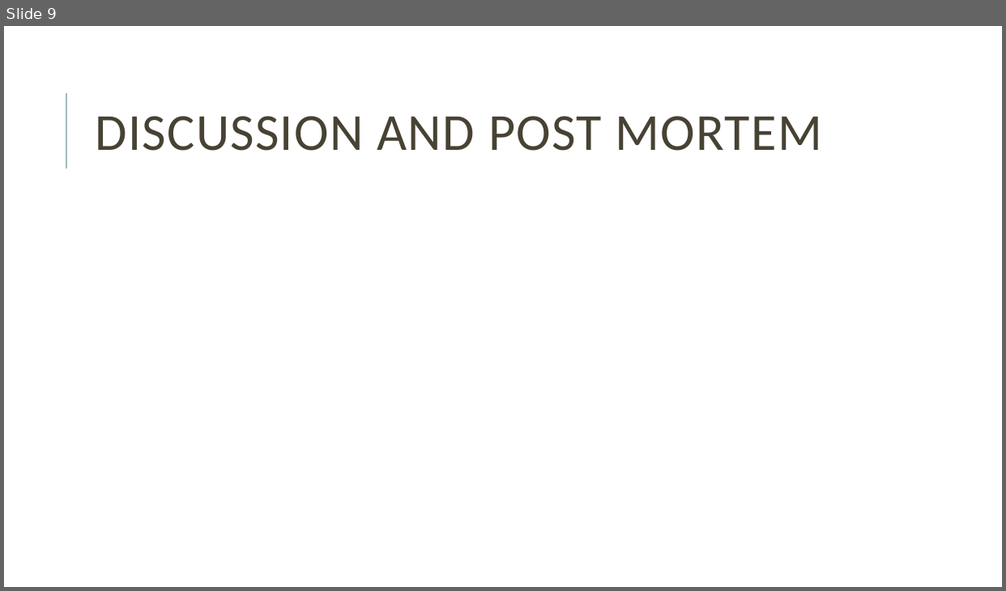
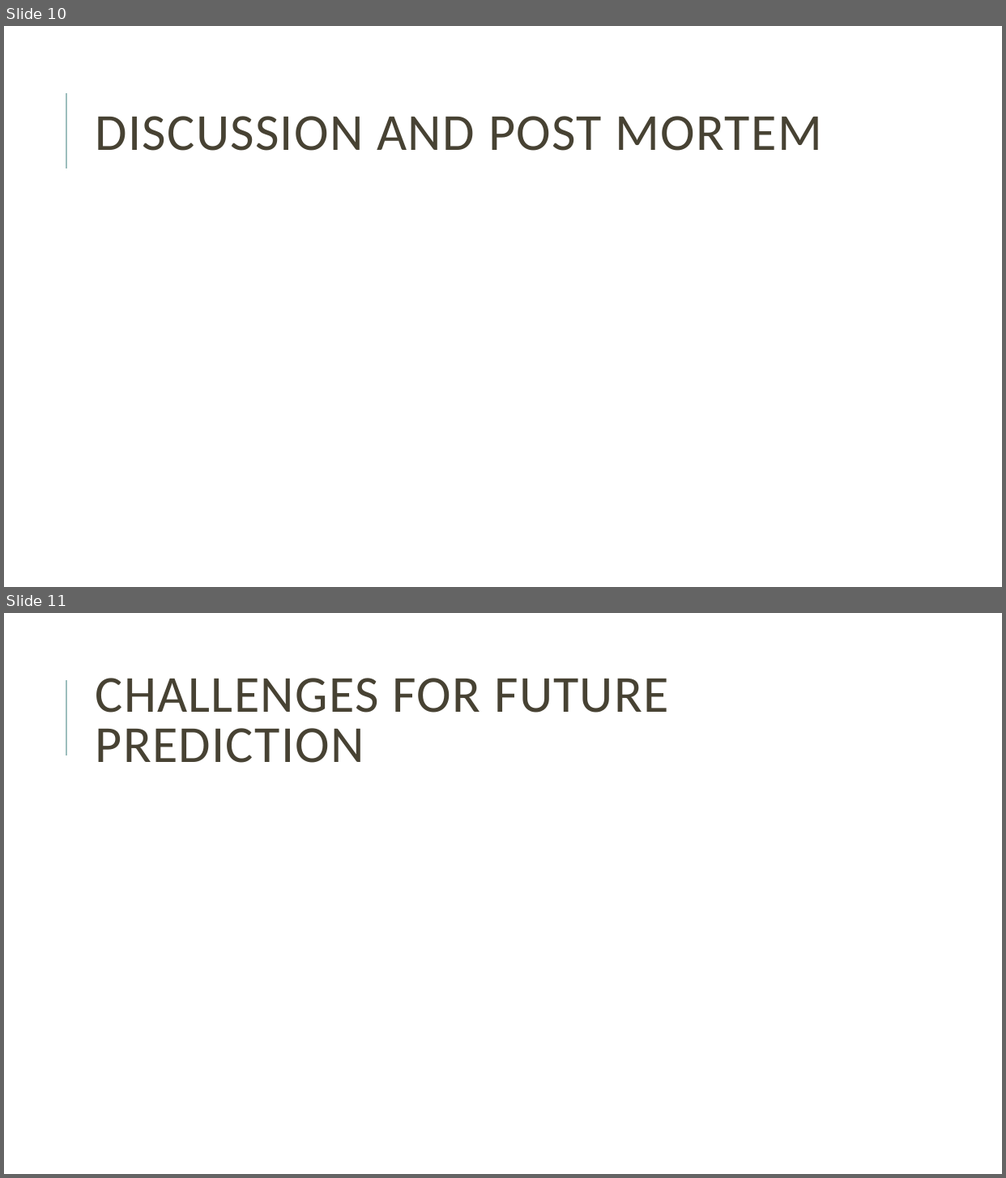
Before and after one commit to davew306/Project_Airline, a slide deck: Project Delta Airlines Presentation.pptx. Shown one above the other, each under a label of ours: slide 9 before the commit, slides 10 and 11 after it. The pictures are 1006x591 and 1006x1178 pixels, drawn with LibreOffice and Linux fonts; fonts in the diff are those of the drawing. Boxes give left, top, right and bottom in pixels: in the first picture for what was removed or moved away, otherwise in the second. Text is boxed around its words. In the diff, an @@ line names an element or a change of style, - is before the commit and + after.

```diff
--- a/Project Delta Airlines Presentation.pptx
+++ b/Project Delta Airlines Presentation.pptx
@@ slide 11 added at (x1=4, y1=613, x2=1002, y2=1174), background #FFFFFF; not listed: 1 template element that a slide beside it also shows @@
@@ title added at (x1=96, y1=678, x2=668, y2=763), 50 pt, text #474233 @@
+CHALLENGES FOR FUTURE PREDICTION
@@ what was slide 9 is now slide 10 @@
```
Also in this commit, not shown: 1 other slide added.
